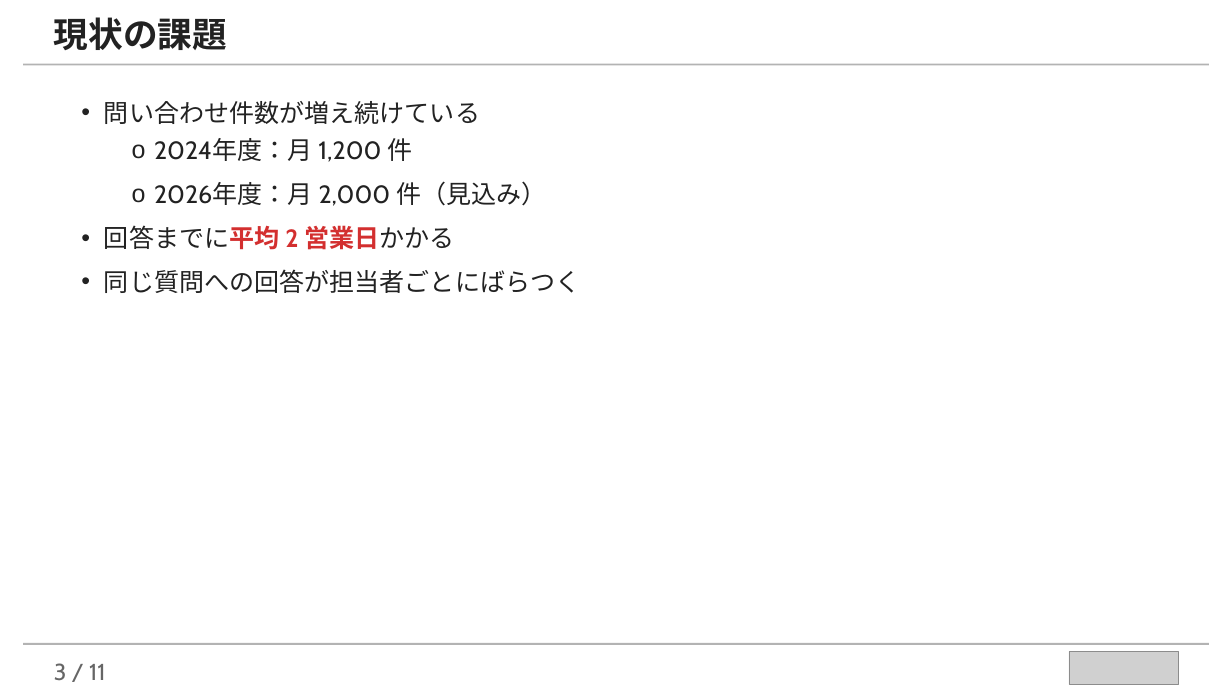
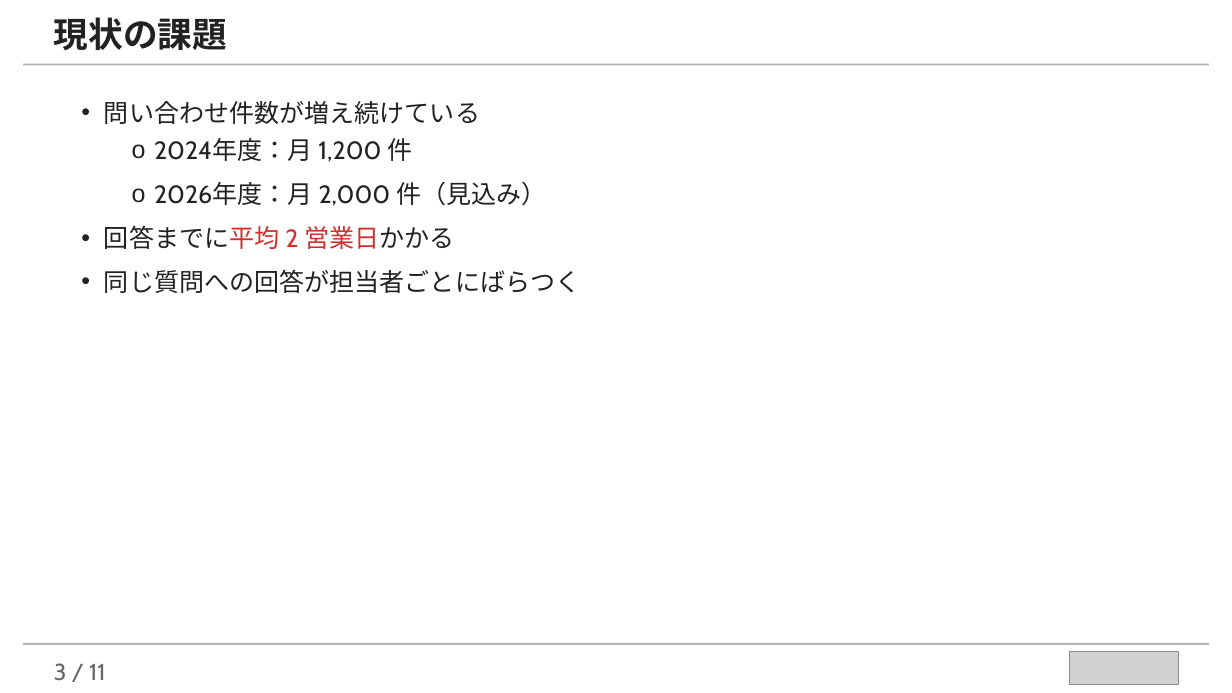
Before and after one commit to takuya109048/llm-assist-kit, a slide deck: slide 3 of examples/marp-slides-example.pptx. Drawn at 1232x693 pixels with LibreOffice and Linux fonts; fonts in the diff are those of the drawing; grey boxes stand for pictures. Boxes give left, top, right and bottom in pixels: in the first picture for what was removed or moved away, otherwise in the second. Text is boxed around its words. In the diff, an @@ line names an element or a change of style, - is before the commit and + after.

```diff
--- a/examples/marp-slides-example.pptx
+++ b/examples/marp-slides-example.pptx
@@ text at [104,225,454,249]: bold off in "回答までに平均 2 営業日かかる" @@
```
Also in this commit, not shown: 1 other slide changed, 10 other files.
